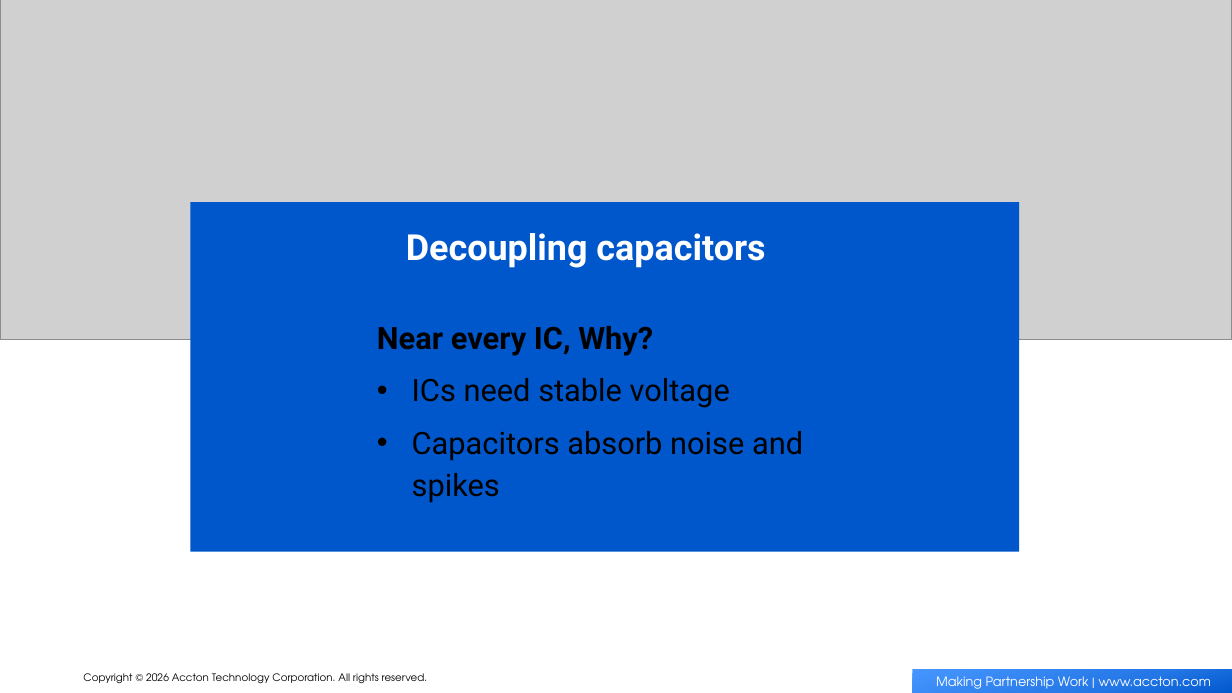
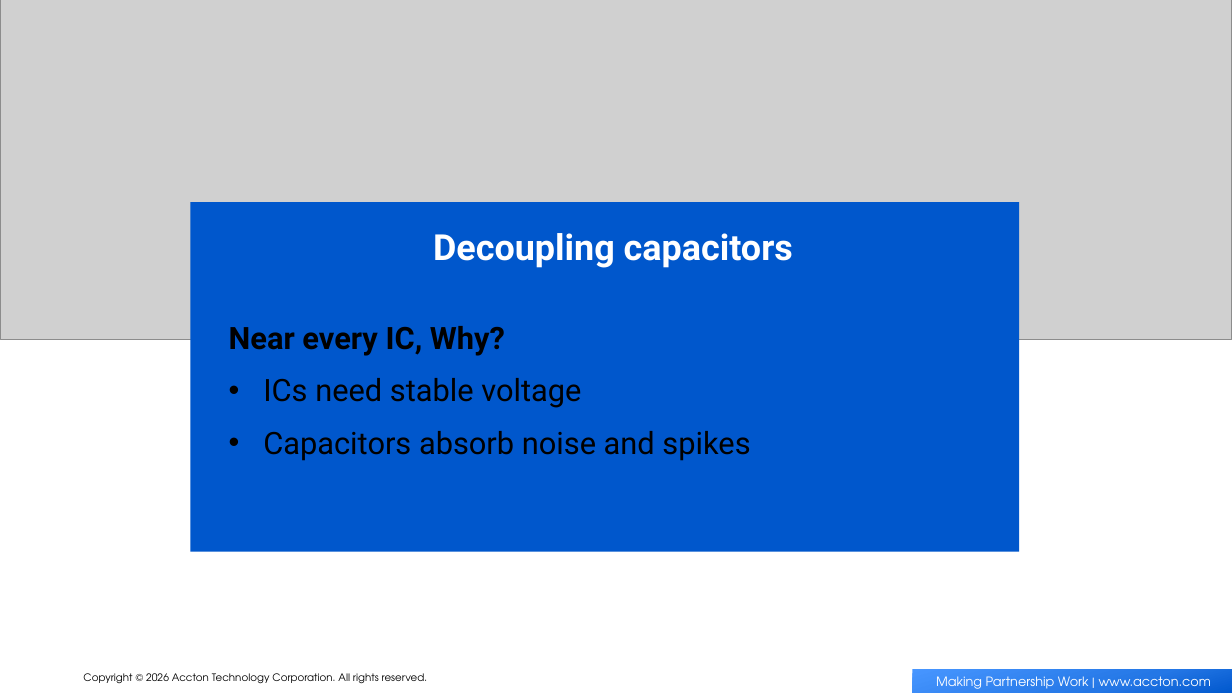
Before and after one commit to AngelTseng/PPT_AI_TOOL, a slide deck: slide 10 of template.pptx. Drawn at 1232x693 pixels with LibreOffice and Linux fonts; fonts in the diff are those of the drawing; grey boxes stand for pictures; background and template pictures are left out. Boxes give left, top, right and bottom in pixels: in the first picture for what was removed or moved away, otherwise in the second. Text is boxed around its words. In the diff, an @@ line names an element or a change of style, - is before the commit and + after.

```diff
--- a/template.pptx
+++ b/template.pptx
@@ text "Decoupling capacitors": place and size @@
-text "Decoupling capacitors" at <box>406,233,765,268</box>
+text "Decoupling capacitors" at <box>433,233,793,268</box>
@@ text "Decoupling capacitors" at <box>433,233,793,268</box>: alignment left to centre @@
@@ text "Near every IC, Why?" rewrapped from <box>377,326,803,503</box> to <box>229,326,750,461</box> @@
```
Also in this commit, not shown: 5 other slides changed, 10 other files.
